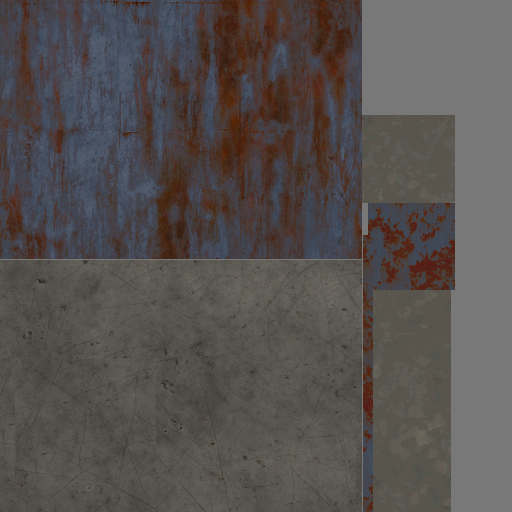
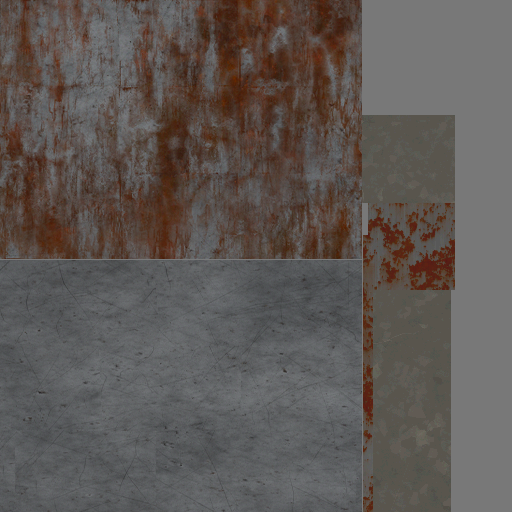
The second 512 x 512 image is a revision of the first. Changes to its layers:
hid group "Colors" (7 layers) over [0, 0, 455, 512]
painted on "Blue" over [0, 0, 455, 512]
painted on "Copy of Metal053C_Color.png" (3rd of 3, in "Barrel_01" › "Outer" › "flat outer") over [0, 0, 455, 512]
hid "Metal053C_Roughness.png", painted on it over [0, 0, 455, 512]
moved "Base" (1st of 2, in "Barrel_01" › "Outer" › "outer sides" › "Backup") into group "Backup" over [0, 0, 455, 512]
painted on "Copy of MetalPlates010_Color.png" (2nd of 4, in "Barrel_01" › "Outer" › "outer sides" › "Backup" › "Base") over [0, 0, 455, 512]
moved "Copy of Paint Layer 300" into group "Metal038_Color.png", painted on it over [0, 0, 455, 512]
painted on "Metal038_Color.png" (2nd of 2, in "Barrel_01" › "Inner" › "flat inner" › "Metal038_Color.png") over [0, 0, 455, 512]
painted on "Paint Layer 304" over [0, 0, 455, 512]
hid group "MetalPlates014_Color.png" (1st of 4, in "Barrel_01" › "Inner" › "inner side" › "Backup") (2 layers), moved it into group "Backup" over [0, 0, 455, 512]
painted on "MetalPlates014_Color.png" (2nd of 4, in "Barrel_01" › "Inner" › "inner side" › "Backup" › "MetalPlates014_Color.png") over [0, 0, 455, 512]
painted on "Paint Layer 305" (1st of 2, in "Barrel_01" › "Inner" › "inner side" › "Backup" › "MetalPlates014_Color.png") over [0, 0, 455, 512]
added group "MetalPlates014_Color.png" (3rd of 4, in "Barrel_01" › "Inner" › "inner side") with 2 layers in group "inner side" over [0, 0, 455, 512]
added layer "MetalPlates014_Color.png" (4th of 4, in "Barrel_01" › "Inner" › "inner side" › "MetalPlates014_Color.png") (overlay) in group "MetalPlates014_Color.png" over [0, 0, 455, 512]
added layer "Paint Layer 305" (2nd of 2, in "Barrel_01" › "Inner" › "inner side" › "MetalPlates014_Color.png") in group "MetalPlates014_Color.png" over [0, 0, 455, 512]
painted on "Paint Layer 308" over [0, 0, 455, 512]
…and 7 more changes (3 added, 4 painted)
